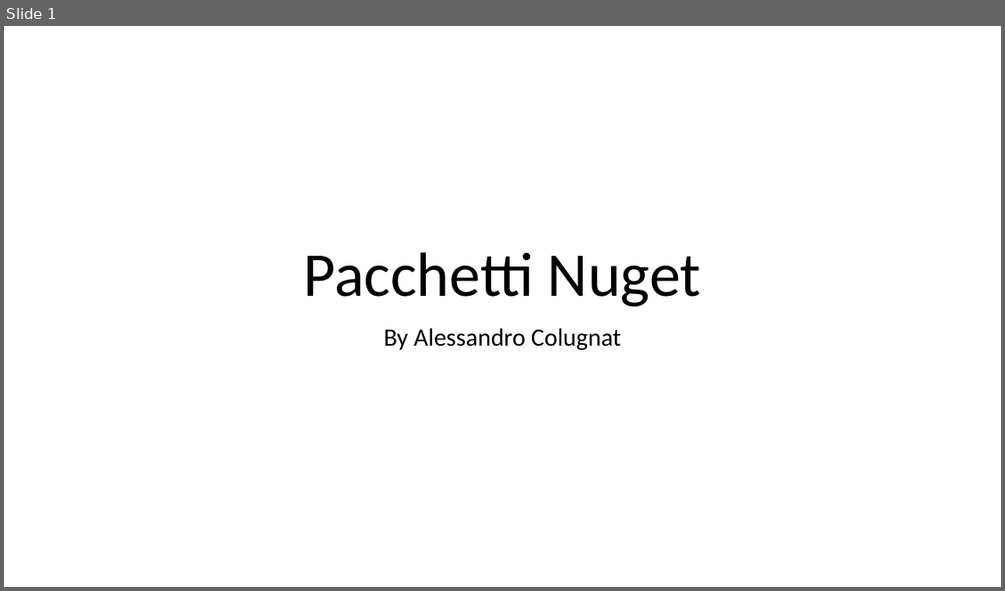
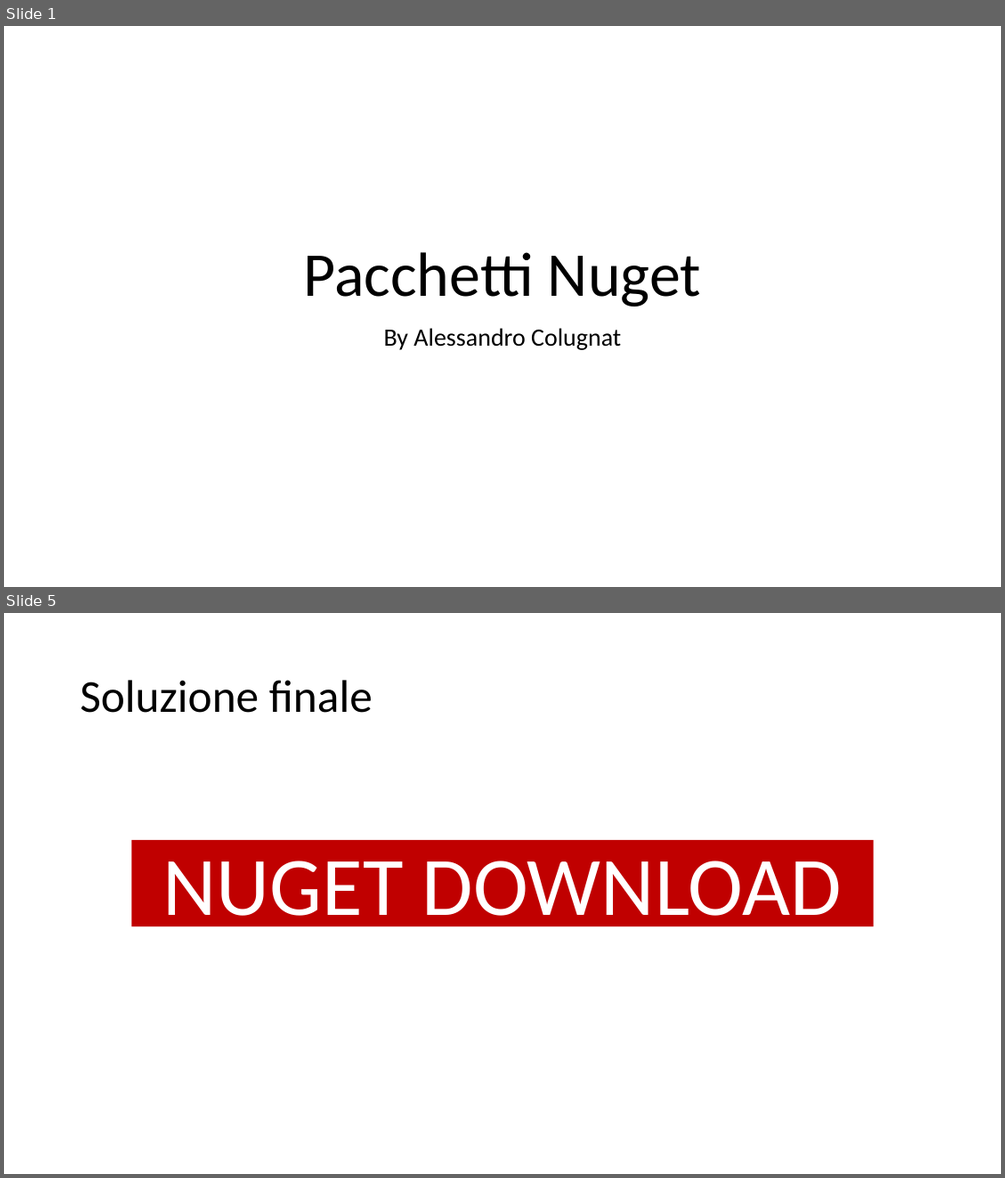
Before and after one commit to Colugnat/ProgettoNuget, a slide deck: Presentazione/PresentazioneNuget.pptx. Shown one above the other, each under a label of ours: slide 1 before the commit, slides 1 and 5 after it; the slides between them are not shown. The pictures are 1005x591 and 1005x1178 pixels, drawn with LibreOffice and Linux fonts; fonts in the diff are those of the drawing. Boxes give left, top, right and bottom in pixels: in the first picture for what was removed or moved away, otherwise in the second. Text is boxed around its words. In the diff, an @@ line names an element or a change of style, - is before the commit and + after.

```diff
--- a/Presentazione/PresentazioneNuget.pptx
+++ b/Presentazione/PresentazioneNuget.pptx
@@ slide 5 added at box(4, 613, 1001, 1174), background #FFFFFF @@
@@ title added at box(80, 680, 372, 713), 44 pt, text #000000 @@
+Soluzione finale
@@ text added at box(132, 840, 874, 926), fill #C00000, 80 pt, text #FFFFFF @@
+NUGET DOWNLOAD
```
Also in this commit, not shown: 5 slides changed, 1 other file.
